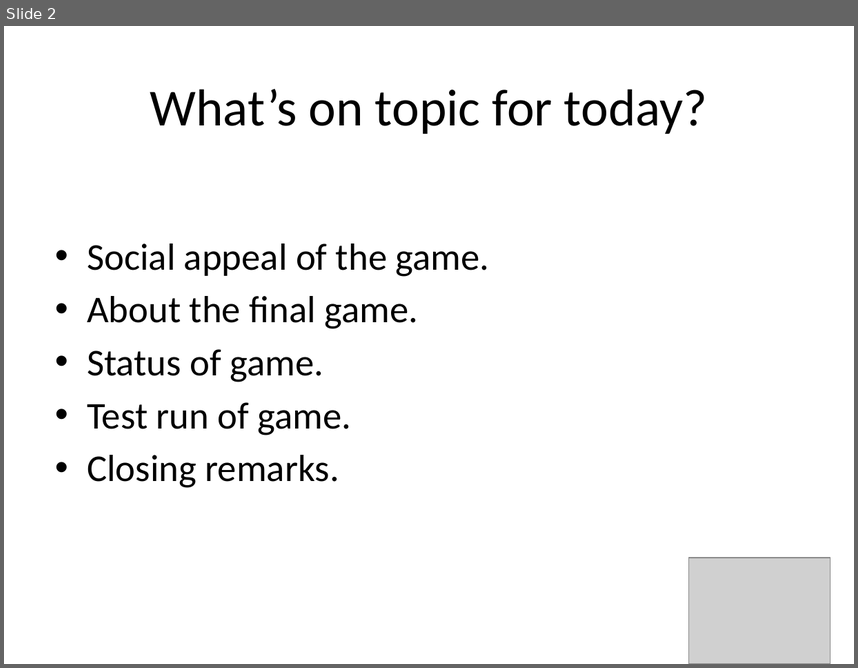
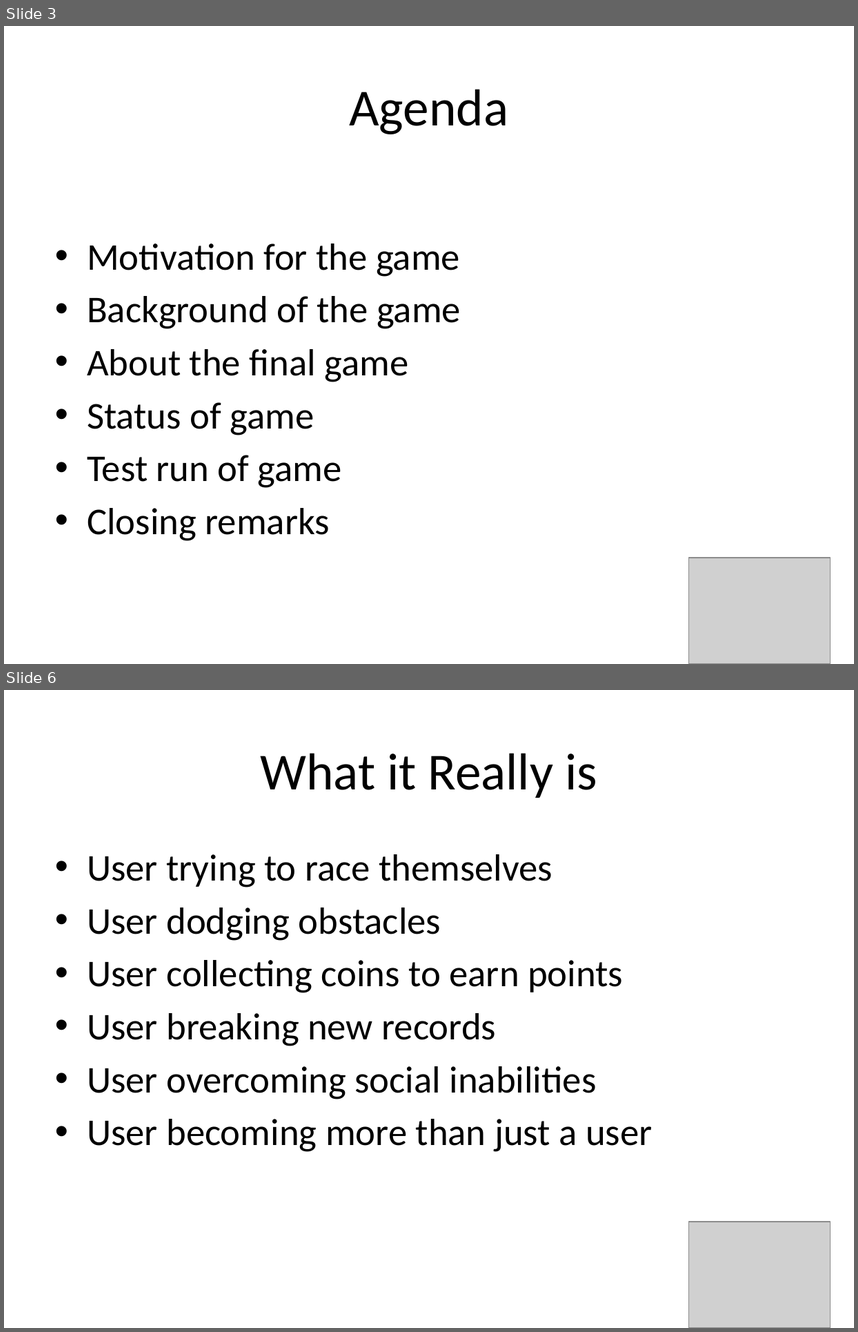
Before and after one commit to amlees/The-Great-Audio-Race, a slide deck: presenationTWO.pptx. Shown one above the other, each under a label of ours: slide 2 before the commit, slides 3 and 6 after it; the slides between them are not shown. The pictures are 858x668 and 858x1332 pixels, drawn with LibreOffice and Linux fonts; fonts in the diff are those of the drawing; grey boxes stand for pictures. Boxes give left, top, right and bottom in pixels: in the first picture for what was removed or moved away, otherwise in the second. Text is boxed around its words. In the diff, an @@ line names an element or a change of style, - is before the commit and + after.

```diff
--- a/presenationTWO.pptx
+++ b/presenationTWO.pptx
@@ slide 6 added at [4,690,854,1328], background #FFFFFF @@
@@ title added at [260,753,597,798], 44 pt, text #000000 @@
+What it Really is
@@ text added at [87,854,652,1152], 32 pt, text #000000 @@
+• User trying to race themselves
+• User dodging obstacles
+• User collecting coins to earn points
+• User breaking new records
+• User overcoming social inabilities
+• User becoming more than just a user
@@ picture added at [689,1221,831,1328] @@
@@ what was slide 2 is now slide 3 @@
@@ slide 3 changed as well @@
@@ title at [349,89,508,134]: text changed @@
-What’s on topic for today?
+Agenda
@@ text at [87,243,461,541]: text changed @@
-• Social appeal of the game.
-• About the final game.
-• Status of game.
-• Test run of game.
-• Closing remarks.
+• Motivation for the game
+• Background of the game
+• About the final game
+• Status of game
+• Test run of game
+• Closing remarks
```
Also in this commit, not shown: 7 other slides changed, 4 other slides added, 7 slides removed, 1 other file.
